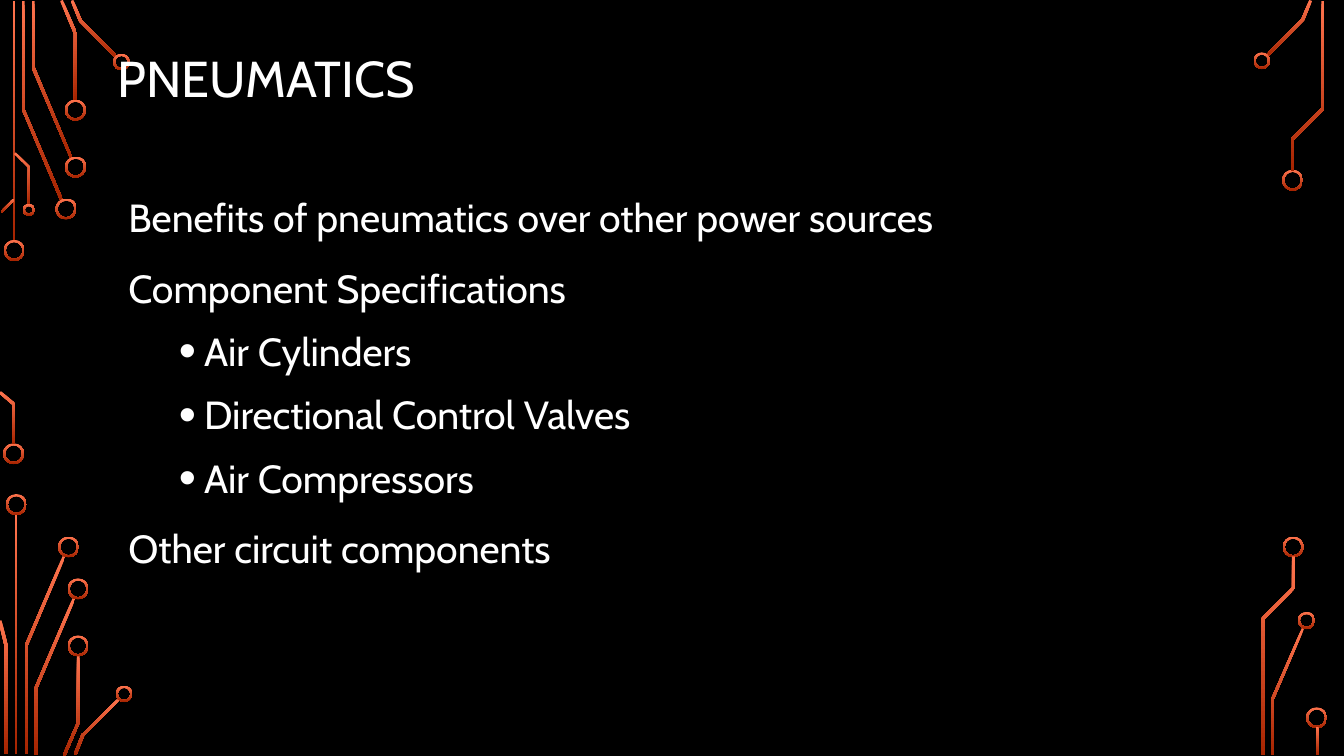
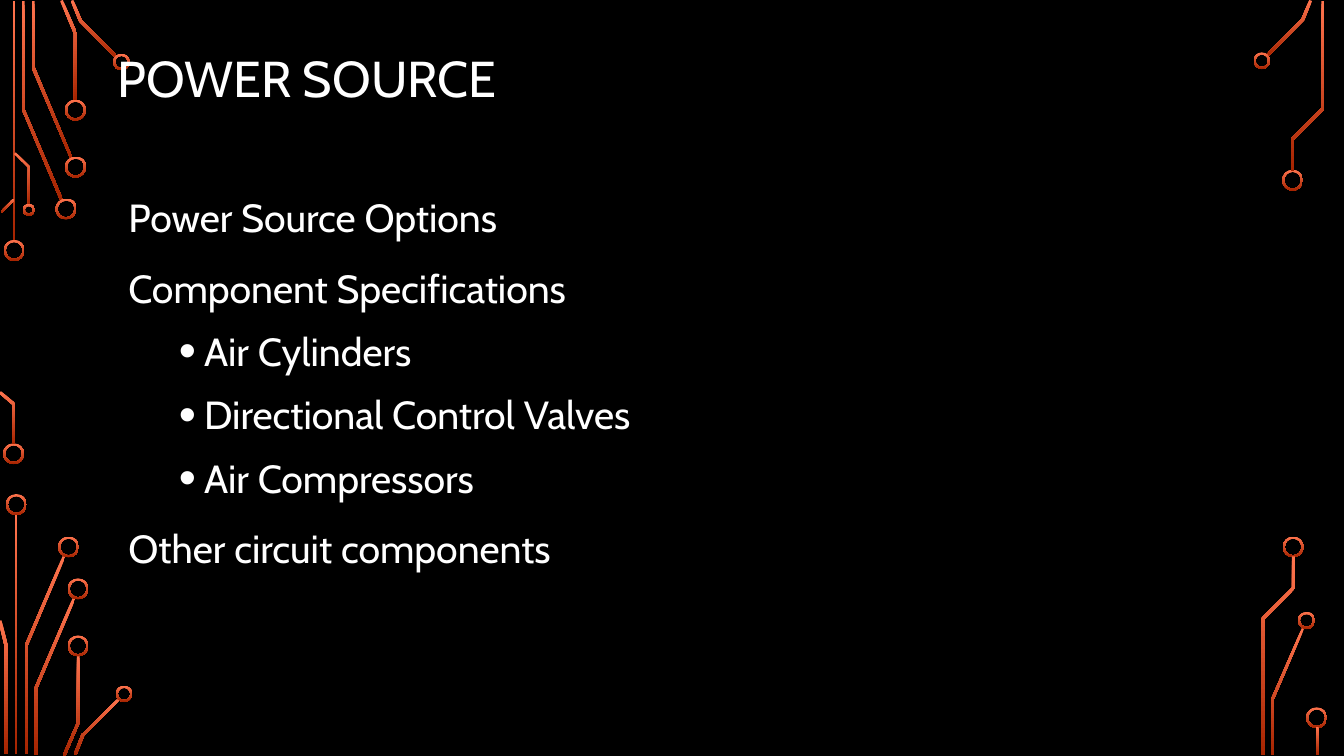
Before and after one commit to Logiant/AgileRoboticControls, a slide deck: slide 23 of Documentation/Presentation/Design Presentation/Design Presentation.pptx. Drawn at 1344x756 pixels with LibreOffice and Linux fonts; fonts in the diff are those of the drawing; background and template pictures are left out. Boxes give left, top, right and bottom in pixels: in the first picture for what was removed or moved away, otherwise in the second. Text is boxed around its words. In the diff, an @@ line names an element or a change of style, - is before the commit and + after.

Commit message:
Updated presentation

```diff
--- a/Documentation/Presentation/Design Presentation/Design Presentation.pptx
+++ b/Documentation/Presentation/Design Presentation/Design Presentation.pptx
@@ title at (117,55,497,98): text changed @@
-PNEUMATICS
+POWER SOURCE
@@ text at (128,204,498,242): text changed @@
-Benefits of pneumatics over other power sources
+Power Source Options
```
Also in this commit, not shown: 6 other slides changed, 1 slide added.
